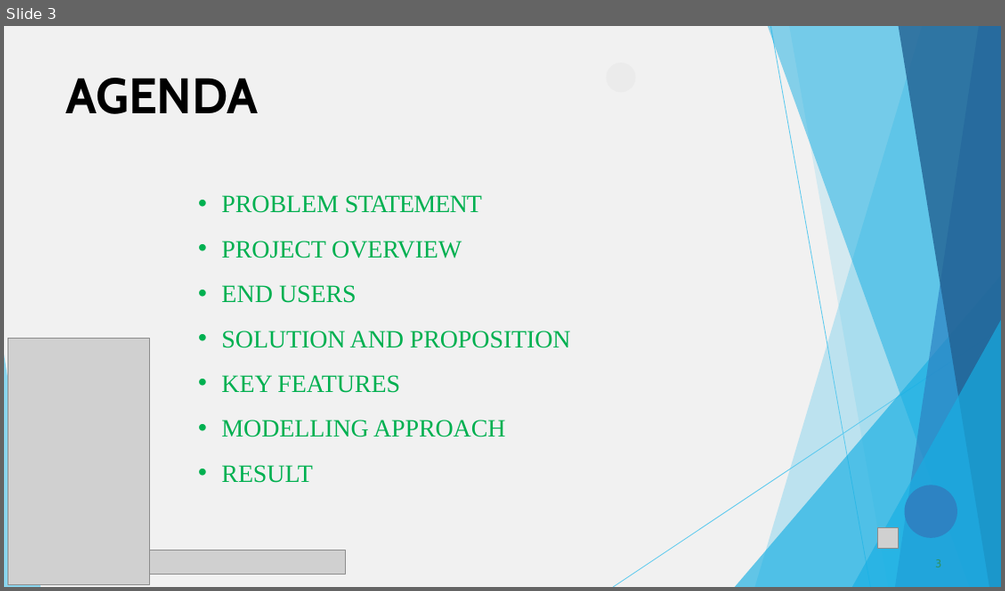
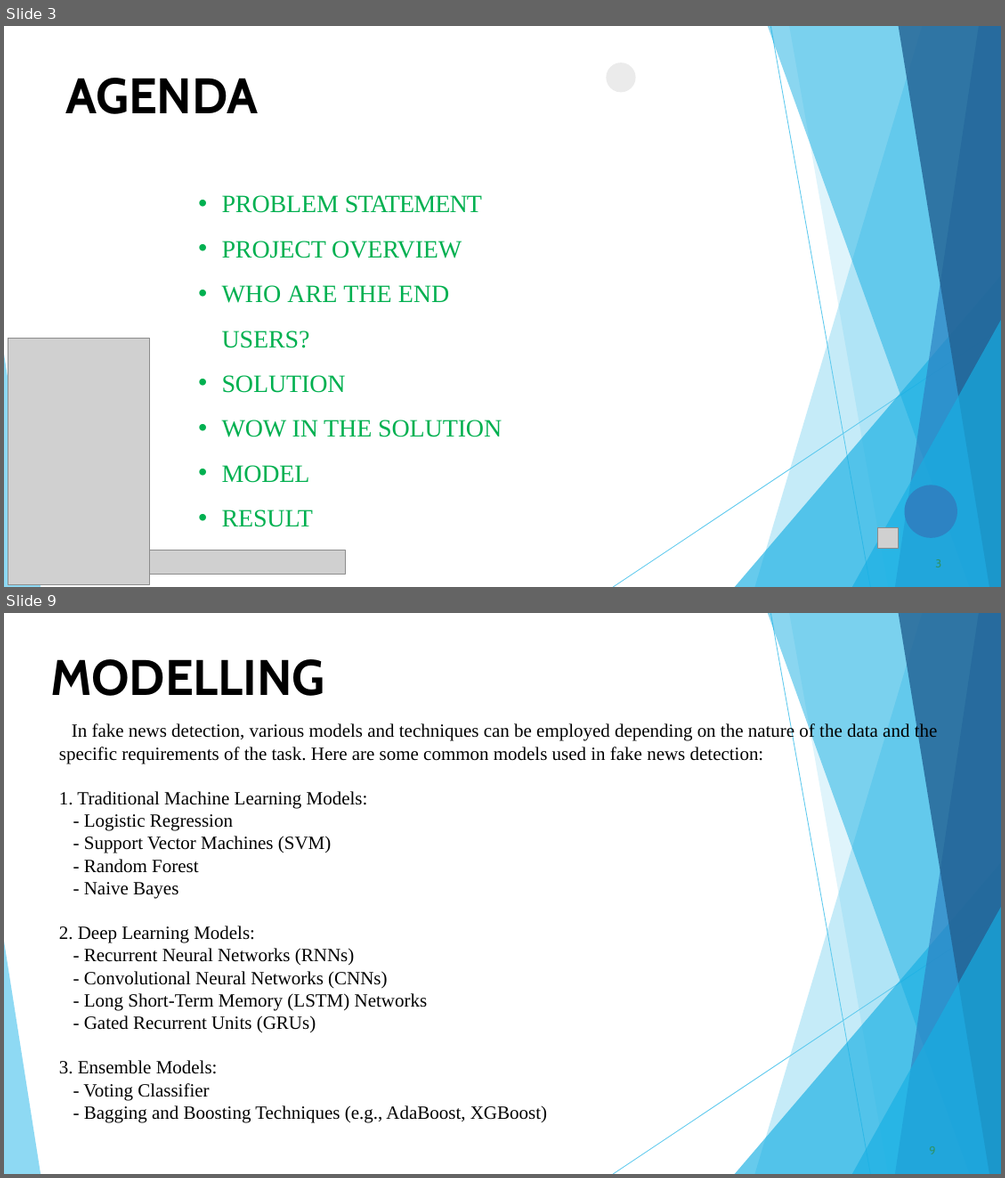
Before and after one commit to Praveena1108/tnsdc-genAI, a slide deck: TNSDC-GENAI PPT.pptx. Shown one above the other, each under a label of ours: slide 3 before the commit, slides 3 and 9 after it; the slides between them are not shown. The pictures are 1005x591 and 1005x1178 pixels, drawn with LibreOffice and Linux fonts; fonts in the diff are those of the drawing; grey boxes stand for pictures; background and template pictures are left out. Boxes give left, top, right and bottom in pixels: in the first picture for what was removed or moved away, otherwise in the second. Text is boxed around its words. In the diff, an @@ line names an element or a change of style, - is before the commit and + after.

```diff
--- a/TNSDC-GENAI PPT.pptx
+++ b/TNSDC-GENAI PPT.pptx
@@ slide 9 added at (x1=4, y1=613, x2=1001, y2=1174), background #FFFFFF @@
@@ freeform shape added at (x1=755, y1=613, x2=1001, y2=1174), fill #5FCAEE at 36% opacity @@
@@ freeform shape added at (x1=768, y1=613, x2=1001, y2=1174), fill #17AFE3 at 50% opacity @@
@@ freeform shape added at (x1=771, y1=614, x2=871, y2=1174), outline #5FCAEE 0.75 pt @@
@@ freeform shape added at (x1=789, y1=613, x2=1001, y2=1174), fill #5FCAEE at 20% opacity @@
@@ freeform shape added at (x1=896, y1=613, x2=1001, y2=1174), fill #2D83C3 at 70% opacity @@
@@ freeform shape added at (x1=898, y1=613, x2=1001, y2=1174), fill #226192 at 80% opacity @@
@@ title added at (x1=50, y1=659, x2=324, y2=696), 48 pt, text #000000, bold @@
+MODELLING
@@ text added at (x1=59, y1=722, x2=938, y2=1123), 18 pt, text #000000 @@
+In fake news detection, various models and techniques can be employed depending on the nature of the data and the specific requirements of the task. Here are some common models used in fake news detection:
+1. Traditional Machine Learning Models:
+- Logistic Regression
+- Support Vector Machines (SVM)
+- Random Forest
+- Naive Bayes
+2. Deep Learning Models:
+- Recurrent Neural Networks (RNNs)
+- Convolutional Neural Networks (CNNs)
+- Long Short-Term Memory (LSTM) Networks
+- Gated Recurrent Units (GRUs)
+3. Ensemble Models:
+- Voting Classifier
+- Bagging and Boosting Techniques (e.g., AdaBoost, XGBoost)
@@ freeform shape added at (x1=735, y1=862, x2=1001, y2=1174), fill #17AFE3 at 66% opacity @@
@@ freeform shape added at (x1=614, y1=915, x2=1001, y2=1174), outline #5FCAEE 0.75 pt @@
@@ freeform shape added at (x1=852, y1=907, x2=1001, y2=1174), fill #17AFE3 at 66% opacity @@
@@ freeform shape added at (x1=4, y1=941, x2=40, y2=1174), fill #5FCAEE at 70% opacity @@
@@ page number added at (x1=929, y1=1146, x2=935, y2=1154), 11 pt, text #2D936B @@
+9
@@ slide 3 changed as well @@
@@ freeform shape removed at (x1=4, y1=26, x2=1001, y2=587) @@
@@ text at (x1=222, y1=285, x2=502, y2=483): text changed @@
-• END USERS
-• SOLUTION AND PROPOSITION
-• KEY FEATURES
-• MODELLING APPROACH
+• WHO ARE THE END USERS?
+• SOLUTION
+• WOW IN THE SOLUTION
+• MODEL
```
Also in this commit, not shown: 8 other slides changed, 1 other slide added, 2 slides removed.
